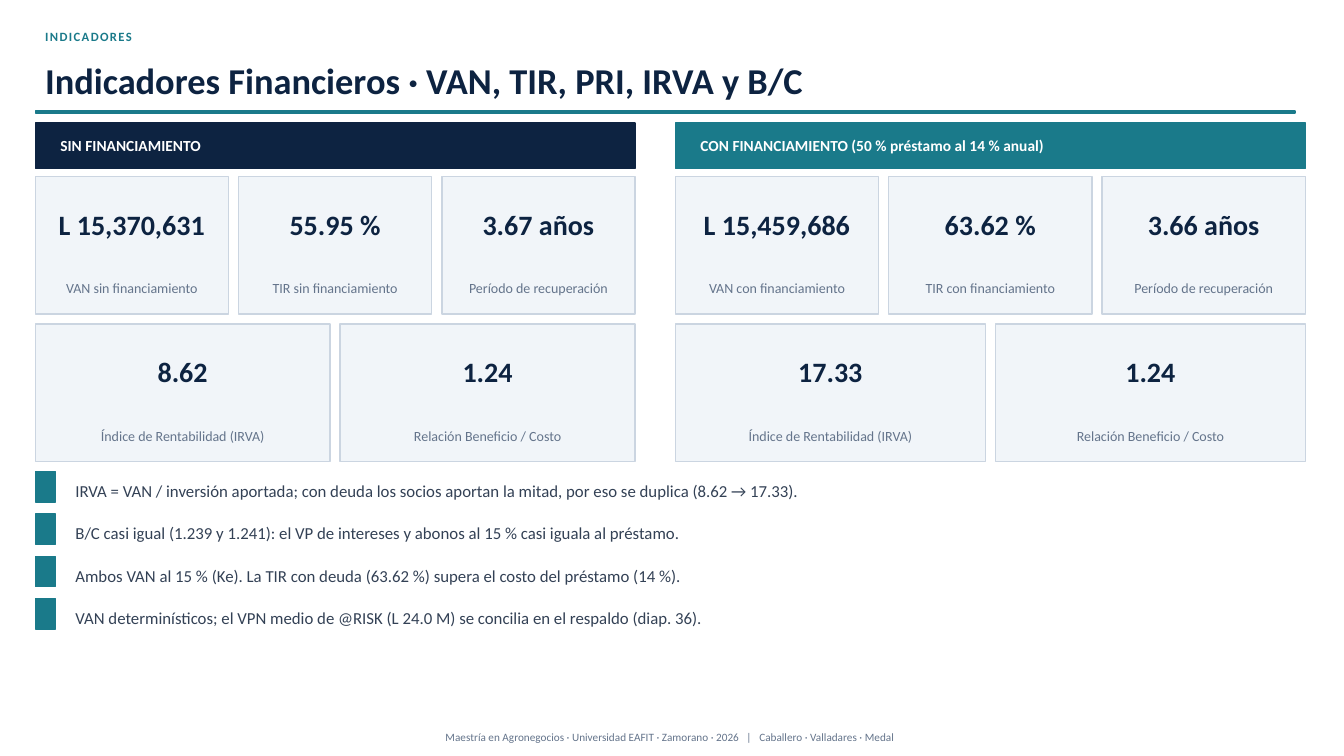
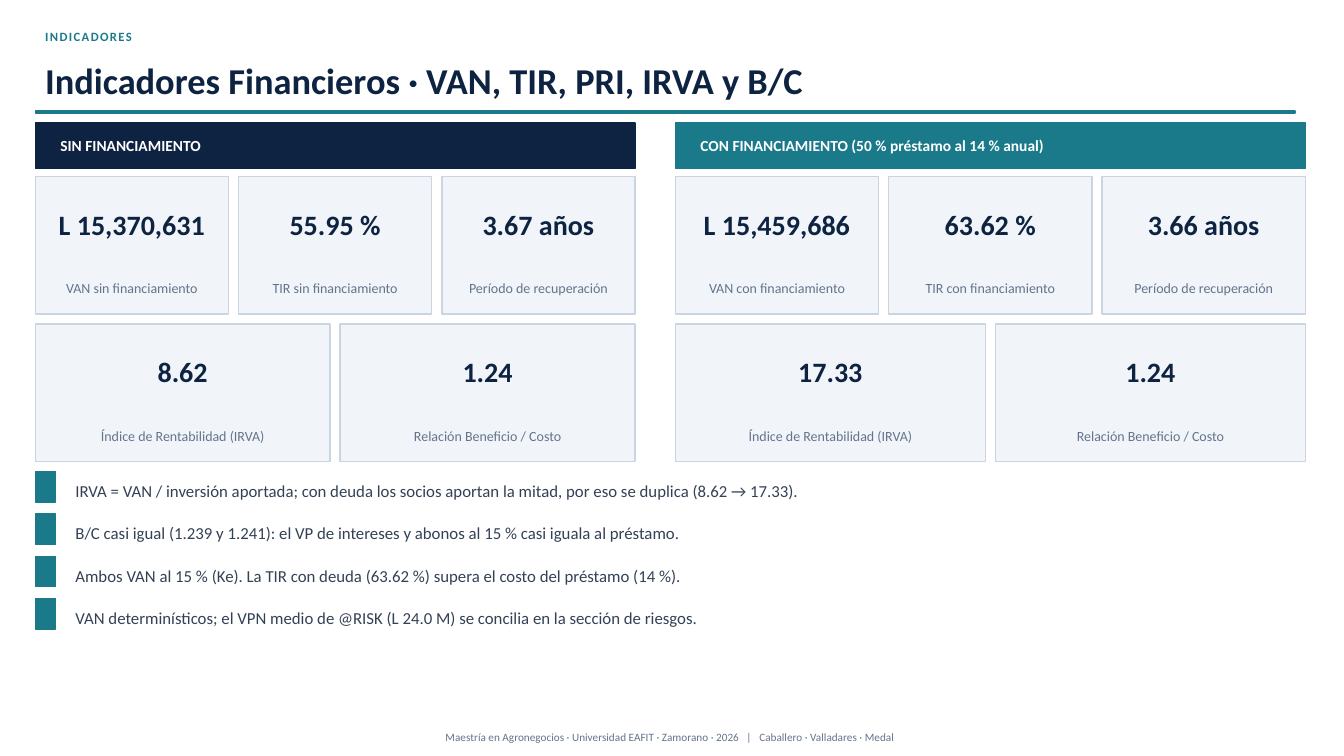
Before and after one commit to modelqdeluxe-ops/ss, a slide deck: slide 26 of Defensa_Tesis_Jaime_Fredy_Horacio_corregida.pptx (slide 24 before the commit). Drawn at 1344x756 pixels with LibreOffice and Linux fonts; fonts in the diff are those of the drawing. Boxes give left, top, right and bottom in pixels: in the first picture for what was removed or moved away, otherwise in the second. Text is boxed around its words. In the diff, an @@ line names an element or a change of style, - is before the commit and + after.

```diff
--- a/Defensa_Tesis_Jaime_Fredy_Horacio_corregida.pptx
+++ b/Defensa_Tesis_Jaime_Fredy_Horacio_corregida.pptx
@@ text at [75,612,697,627]: text changed @@
-VAN determinísticos; el VPN medio de @RISK (L 24.0 M) se concilia en el respaldo (diap. 36).
+VAN determinísticos; el VPN medio de @RISK (L 24.0 M) se concilia en la sección de riesgos.
```
Also in this commit, not shown: 2 other slides changed, 1 other file.
